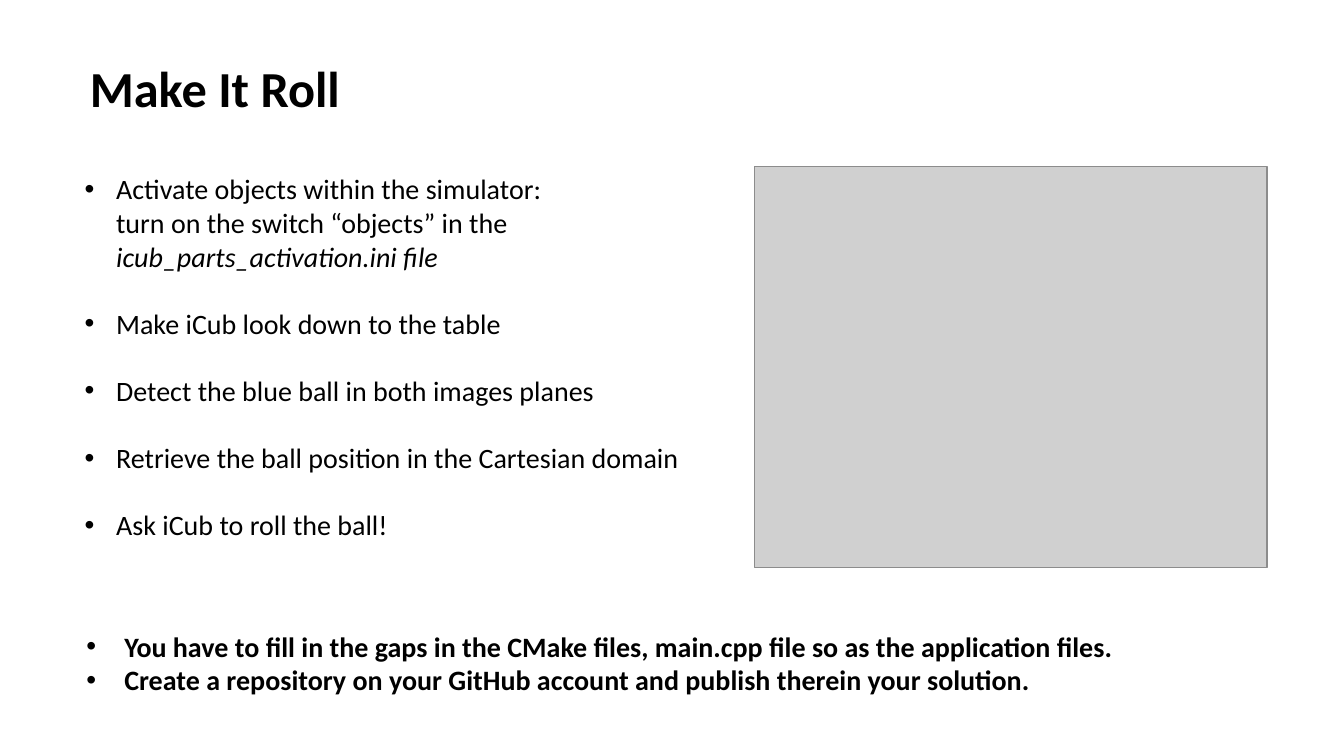
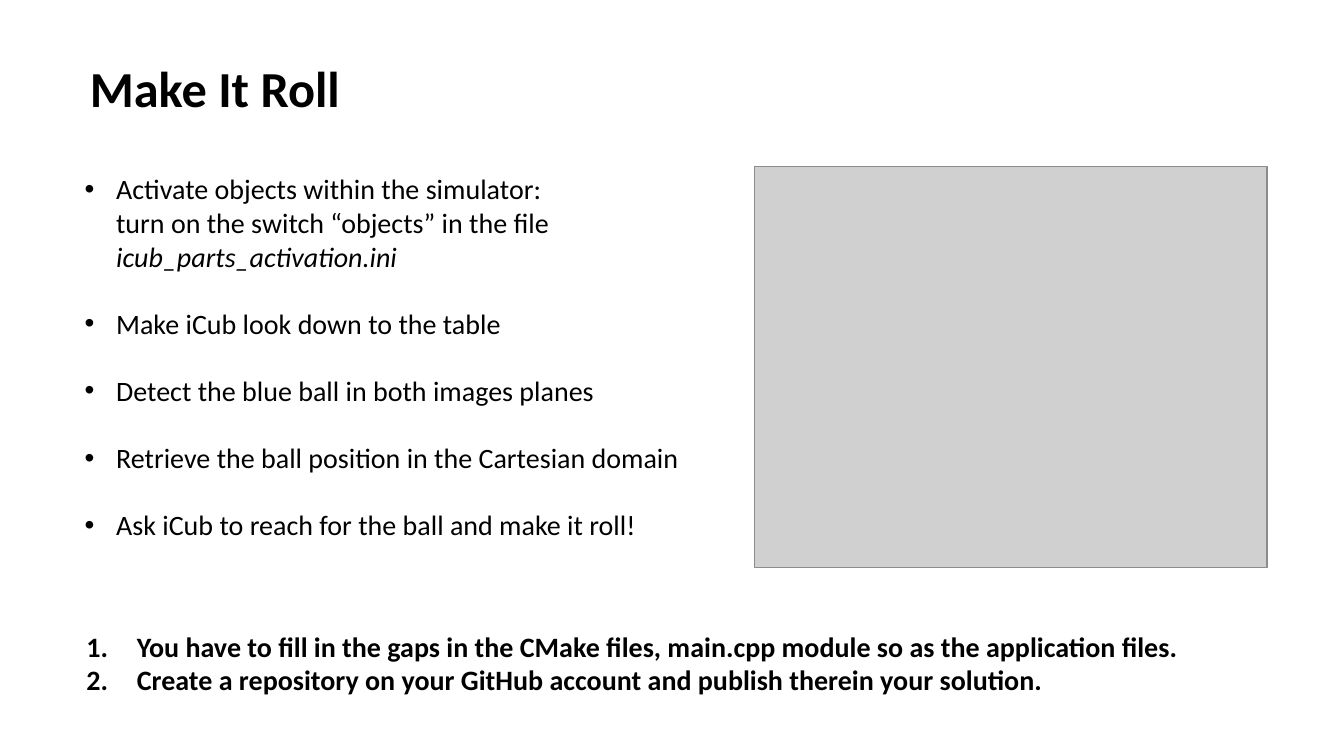
Before and after one commit to lornat75/Teaching, a slide deck: slide 1 of exams/make-it-roll/exam.pptx. Drawn at 1344x756 pixels with LibreOffice and Linux fonts; fonts in the diff are those of the drawing; grey boxes stand for pictures. Boxes give left, top, right and bottom in pixels: in the first picture for what was removed or moved away, otherwise in the second. Text is boxed around its words. In the diff, an @@ line names an element or a change of style, - is before the commit and + after.

Commit message:
[make-it-roll]: pptx updated

```diff
--- a/exams/make-it-roll/exam.pptx
+++ b/exams/make-it-roll/exam.pptx
@@ text at (116, 179, 549, 272): text changed @@
-• Activate objects within the simulator:
-  turn on the switch “objects” in the icub_parts_activation.ini file
+• Activate objects within the simulator:
+  turn on the switch “objects” in the file icub_parts_activation.ini
@@ text at (116, 515, 635, 536): text changed @@
-• Ask iCub to roll the ball!
+• Ask iCub to reach for the ball and make it roll!
@@ text at (137, 637, 1177, 662): text changed @@
-• You have to fill in the gaps in the CMake files, main.cpp file so as the application files.
+1. You have to fill in the gaps in the CMake files, main.cpp module so as the application files.
@@ text at (137, 670, 1042, 695): bullet • to 1. @@
```
